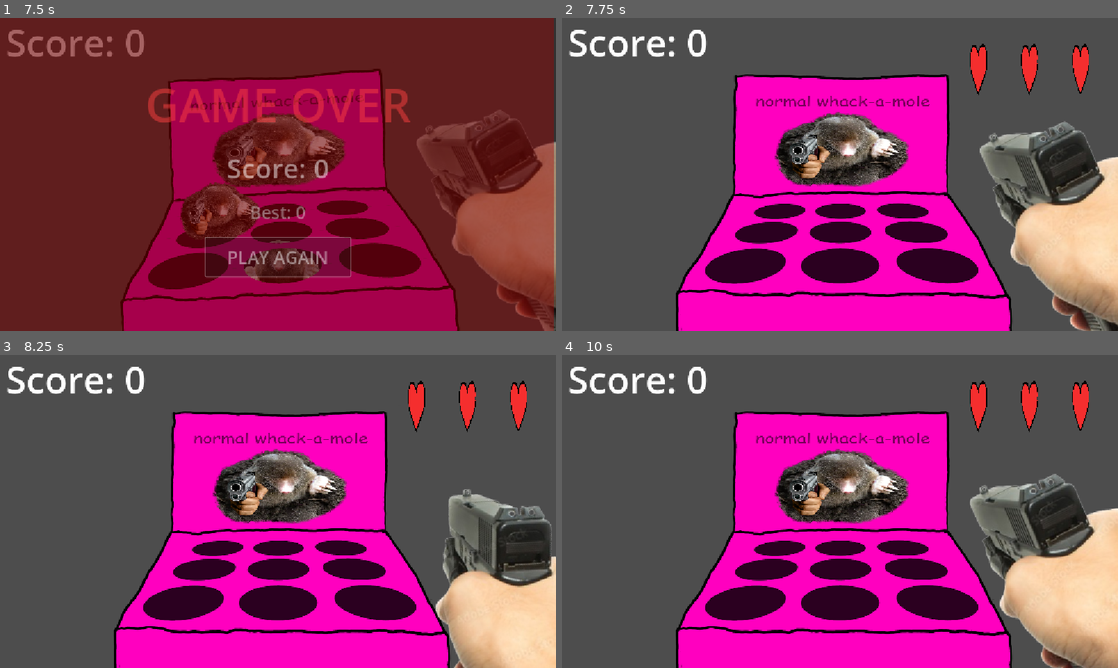
Above: before the commit, frames 1-4 (two rows, left to right).
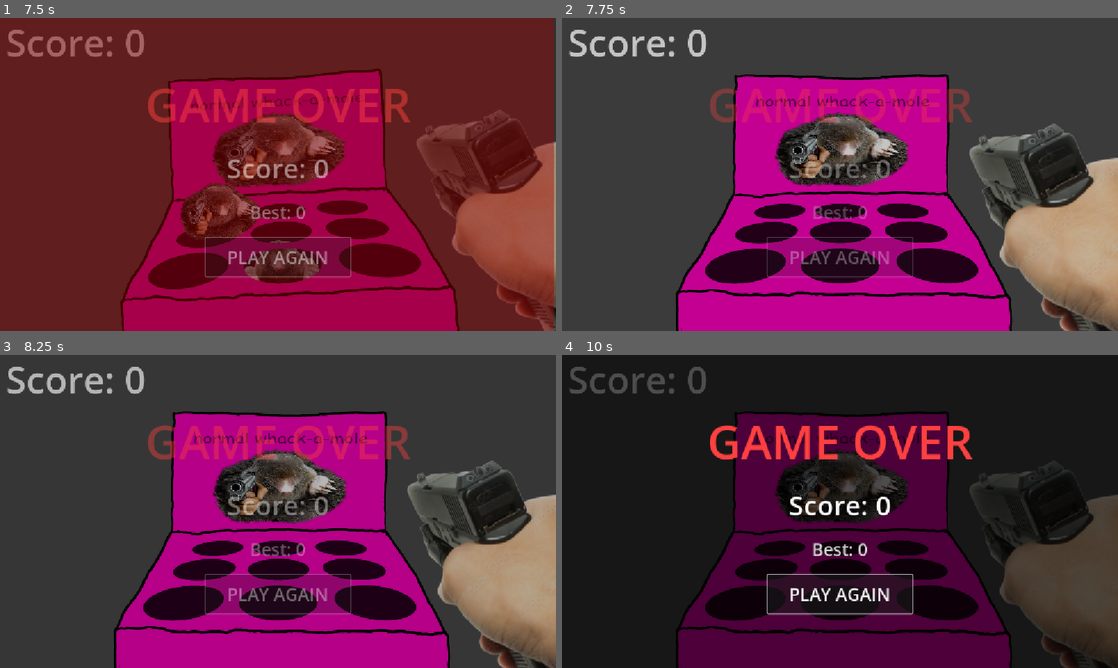
Above: after the commit, the same moments.

Repository: DaneyLmao/fight-a-mole
Game: Godot game, scene res://sprite_2d.tscn
The game is run twice, just before and just after one commit, with the same random seed, the same clock (stepped at 60 frames per second) and the same inputs.
Inputs (mouse positions are in pixels of both pictures, inside the frame that each line leads up to):
- Up to frame 1 (7.5 s): click "START" at 0.5 s; tap Enter (ui_accept) at 1.25, 3.5, 5 s; move the mouse to (400, 158) at 1.27 s; hold Right (ui_right) 1.28-2 s; tap A (a) at 1.35, 5.85 s; click (400, 158) at 1.42 s; tap Space (jump) at 1.52, 1.82, 4.52, 4.55, 4.82 s; tap D (d) at 1.55, 6.05 s; drag from (166, 190) to (278, 259) at 2.02 s; move the mouse to (333, 105) at 2.77 s; hold Right (ui_right) 2.78-3.5 s; hold ` (damage) 2.78-3.5 s; tap S (s) at 3.05 s; drag from (250, 237) to (111, 127) at 3.52 s; move the mouse to (444, 221) at 4.27 s; hold Left (ui_left) 4.28-5 s; tap W (w) at 4.35 s; drag from (111, 127) to (278, 259) at 5.02 s; move the mouse to (305, 174) at 5.77 s; hold Down 5.78-6.5 s; click (305, 174) at 5.92 s; drag from (194, 96) to (166, 190) at 6.52 s; move the mouse to (400, 158) at 7.27 s; hold Up from 7.28 s (still down); hold ` (damage) from 7.28 s (still down)
- Up to frame 2 (7.75 s): keep holding Up; keep holding ` (damage); tap Space (jump) at 7.52 s; tap S (s) at 7.55 s
- Up to frame 3 (8.25 s): tap Space (jump) at 7.82 s; release Up at 8 s; release ` (damage) at 8 s; click (278, 592) at 8 s, where only the run after the commit has a clickable "PLAY AGAIN"
- Up to frame 4 (10 s): click (840, 592) at 8.75 s, where only the run after the commit has a clickable "PLAY AGAIN"; click (840, 592) at 9.5 s, where only the run after the commit has a clickable "PLAY AGAIN"

Frame 1 is identical in both runs. In frame 2, 39% of the frame differs, in the area x 1-100%, y 3-100%; in frame 3, 42%; in frame 4, 95%, in the area x 0-100%, y 0-100%.

Commit message:
backgrounds entry

Diff:
--- /dev/null
+++ b/game_state.gd
@@ -0,0 +1,41 @@
+extends Node
+## Shared by the 2D and 3D scenes.
+
+signal score_changed(score: int)
+signal health_changed(health: int)
+
+const SPAWNS_PER_SWITCH := 10
+const SCENE_2D := "res://sprite_2d.tscn"
+const SCENE_3D := "res://3D.tscn"
+
+var score: int = 0
+var health: int = -1   # -1 = not set yet; HealthComponent fills in max_health
+var spawns: int = 0
+var in_3d: bool = false
+
+func reset() -> void:
+	score = 0
+	health = -1
+	spawns = 0
+	in_3d = false
+
+func add_score(points: int) -> void:
+	score += points
+	score_changed.emit(score)
+
+func set_health(value: int) -> void:
+	health = value
+	health_changed.emit(health)
+
+func damage_3d(amount: int = 1) -> void:
+	set_health(maxi(health - amount, 0))
+	if health == 0:
+		go_to_2d() # the 2D scene shows the game-over screen
+
+func go_to_3d() -> void:
+	in_3d = true
+	get_tree().change_scene_to_file.call_deferred(SCENE_3D)
+
+func go_to_2d() -> void:
+	in_3d = false
+	get_tree().change_scene_to_file.call_deferred(SCENE_2D)
--- a/health_component.gd
+++ b/health_component.gd
@@ -9,24 +9,26 @@
 var current_health: int
 
 func _ready() -> void:
-	current_health = max_health
-	# Emit initial health so the UI matches at game start
+	if GameState.health < 0:
+		GameState.health = max_health
+	current_health = GameState.health
 	health_changed.emit(current_health, max_health)
-
+	if current_health == 0:
+		call_deferred("emit_signal", "died") # you died in 3D, so show game over
 func take_damage(amount: int) -> void:
 	var before := current_health
 	current_health = clampi(current_health - amount, 0, max_health)
 	if current_health < before:
 		damaged.emit()
 	health_changed.emit(current_health, max_health)
-
+	GameState.set_health(current_health)
 	if current_health == 0:
 		died.emit()
 
 func heal(amount: int) -> void:
 	current_health = clampi(current_health + amount, 0, max_health)
 	health_changed.emit(current_health, max_health)
-
+	GameState.set_health(current_health)
 func _input(event: InputEvent) -> void:
 	if event.is_action_pressed("damage"):
 		print("Damage key pressed!")
--- a/popup.gd
+++ b/popup.gd
@@ -9,7 +9,12 @@
 
 @onready var spawn_points: Array = spawn_points_parent.get_children()
 var is_visible_phase: bool = false
-var score: int = 0
+
+# Score now lives in the GameState autoload so it survives the 2D <-> 3D switch.
+# This getter keeps menus.gd working (it reads spawn_cycle.score).
+var score: int:
+	get:
+		return GameState.score
 
 # Track active states explicitly to avoid visibility desyncs
 var is_demon_active: bool = false
@@ -19,6 +24,10 @@
 	set_area_active(demon, false)
 	set_area_active(angel, false)
 	timer.timeout.connect(_on_timer_timeout)
+
+	# Keep the label in sync, and show the carried-over score when returning from 3D
+	GameState.score_changed.connect(_update_score_label)
+	_update_score_label()
 
 	# FIX: Start the timer on ready so the loop actually begins!
 	timer.start(1.0)
@@ -39,9 +48,15 @@
 		is_visible_phase = false
 		timer.start(randf_range(0.5, 1.5))
 
+		# After every 10th spawn round, jump to the 3D scene (unless the player just died)
+		if GameState.spawns % GameState.SPAWNS_PER_SWITCH == 0 \
+				and (not health_component or health_component.current_health > 0):
+			GameState.go_to_3d()
+
 	else:
 		# --- HIDDEN PHASE IS ENDING -> START VISIBLE PHASE ---
 		is_visible_phase = true
+		GameState.spawns += 1
 
 		var shuffled_points = spawn_points.duplicate()
 		shuffled_points.shuffle()
@@ -85,6 +100,8 @@
 	area.get_node("CollisionShape2D").set_deferred("disabled", not active)
 
 func add_score(points: int) -> void:
-	score += points
+	GameState.add_score(points)
+
+func _update_score_label(_new_score: int = 0) -> void:
 	if score_label:
-		score_label.text = "Score: " + str(score)
+		score_label.text = "Score: " + str(GameState.score)
--- a/project.godot
+++ b/project.godot
@@ -14,6 +14,10 @@
 run/main_scene="uid://c1f32rccug6fd"
 config/features=PackedStringArray("4.7", "Forward Plus")
 config/icon="res://icon.svg"
+
+[autoload]
+
+GameState="*uid://sqa7rcq5yqip"
 
 [display]
 
Not shown, added: game_state.gd.uid
